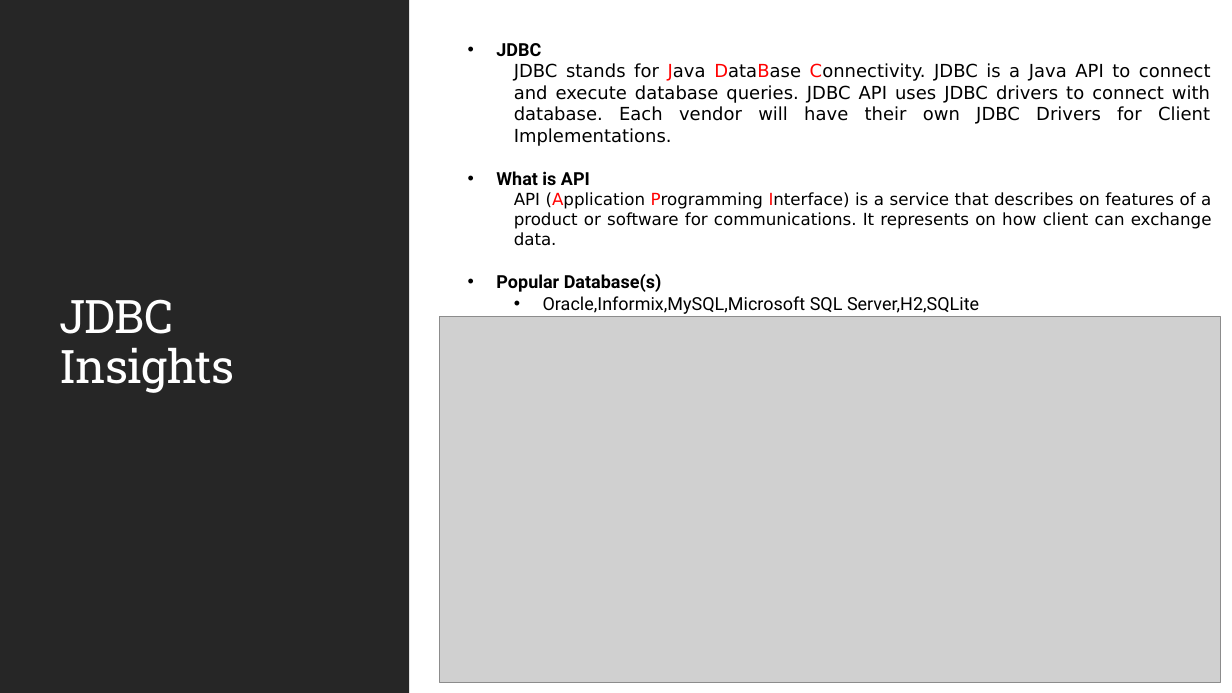
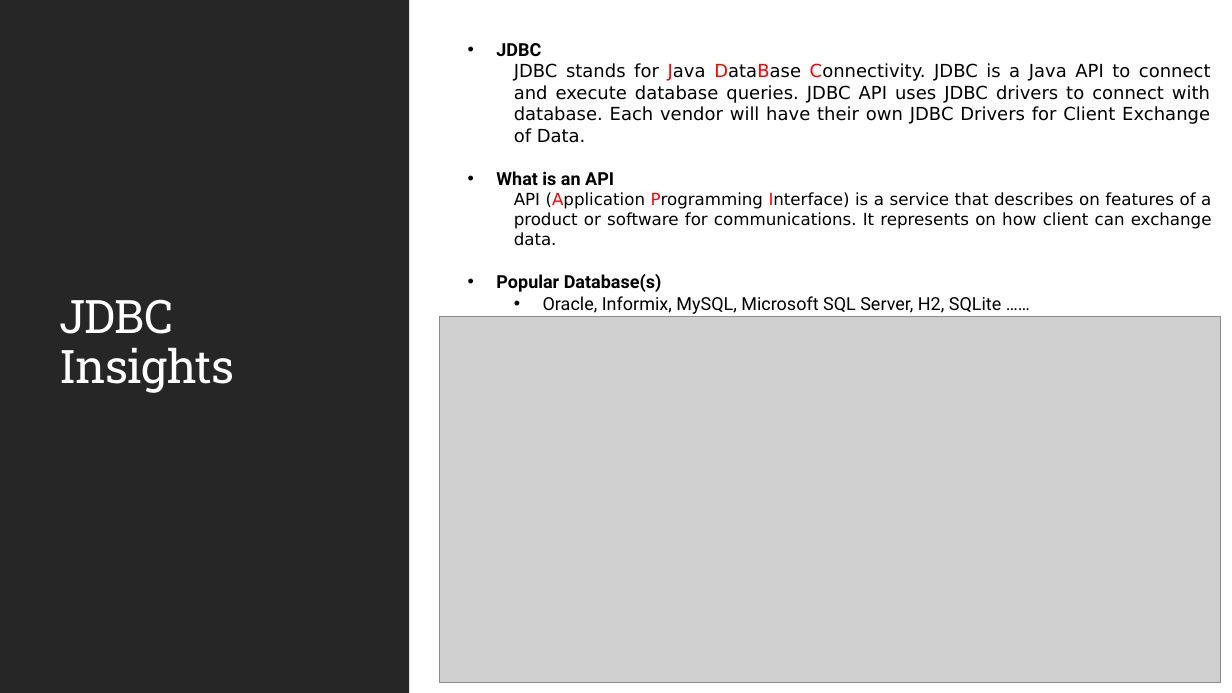
Before and after one commit to JSS-DEVCORE/JdbcExample, a slide deck: slide 2 of docs/JDBC Insights.pptx. Drawn at 1232x693 pixels with LibreOffice and Linux fonts; fonts in the diff are those of the drawing; grey boxes stand for pictures. Boxes give left, top, right and bottom in pixels: in the first picture for what was removed or moved away, otherwise in the second. Text is boxed around its words. In the diff, an @@ line names an element or a change of style, - is before the commit and + after.

Commit message:
Update Presentation

```diff
--- a/docs/JDBC Insights.pptx
+++ b/docs/JDBC Insights.pptx
@@ text at (x1=496, y1=63, x2=1211, y2=185): text changed @@
-  JDBC stands for Java DataBase Connectivity. JDBC is a Java API to connect and execute database queries. JDBC API uses JDBC drivers to connect with database. Each vendor will have their own JDBC Drivers for Client Implementations.
-• What is API
+  JDBC stands for Java DataBase Connectivity. JDBC is a Java API to connect and execute database queries. JDBC API uses JDBC drivers to connect with database. Each vendor will have their own JDBC Drivers for Client Exchange of Data.
+• What is an API
@@ text at (x1=543, y1=296, x2=1002, y2=314): text changed @@
-  • Oracle,Informix,MySQL,Microsoft SQL Server,H2,SQLite
+  • Oracle, Informix, MySQL, Microsoft SQL Server, H2, SQLite ……
```
Also in this commit, not shown: 4 other slides changed, 1 slide added.
